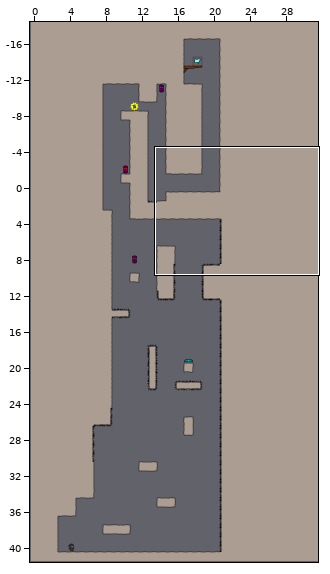
A Tiled map gets an edit: levelconverter/maps/n21.tmx. Above, an overview of the earlier version with the close-up marked.
Close-up. Old version:
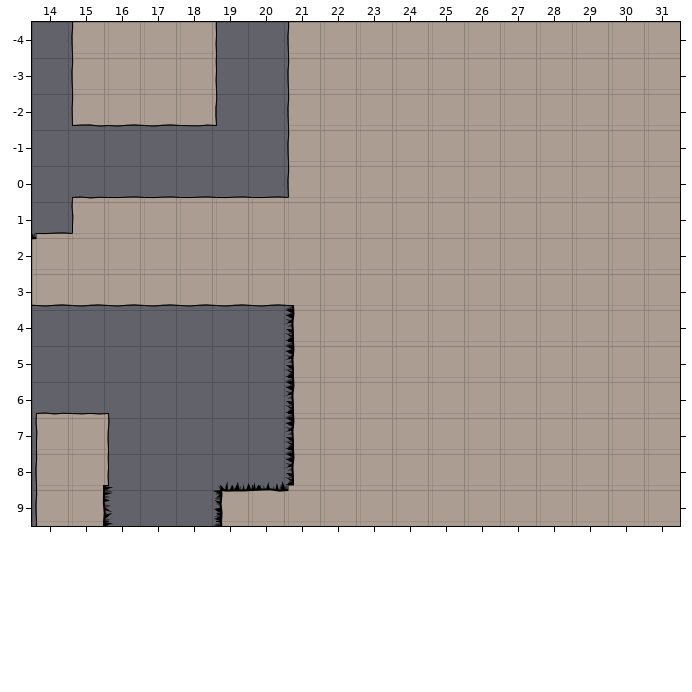
Cells are 40x40 px. Shown: x 14..31, y -4..9. The commit also changed other parts of the map, which this record leaves out. The old version is drawn lined up with the new one.
After the commit:
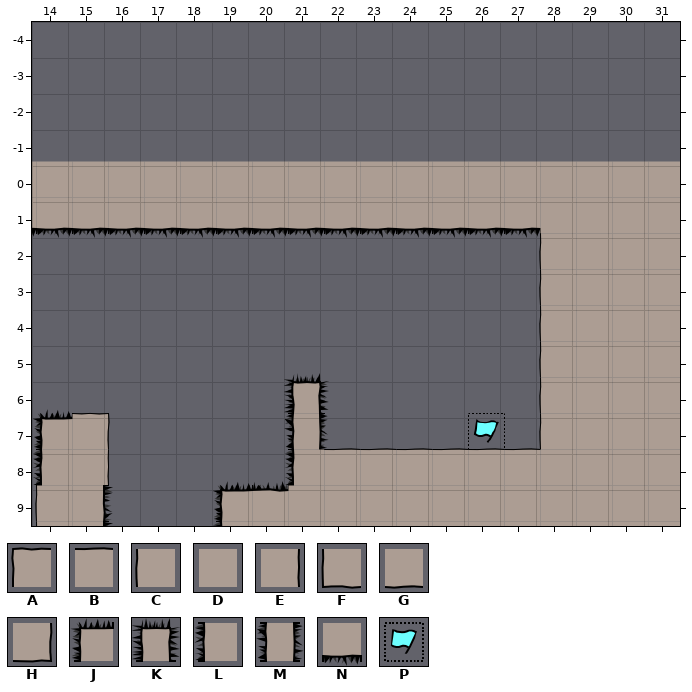
Key: from "tiles6_gapped": A 6, B 7, C 12, D 13, E 14, F 18, G 19, H 20, J 30, K 33, L 36, M 39, N 43, P 47.
_ is an empty cell.
Changes in this commit:
map size 32x60 -> 32x42 cells (old content now starts at 0,-18; both pictures use the new coordinates)
Layer "bg":
Tile B replaces tile D in row 8 at x 22 to 27.
Tile C replaces tile D in rows 2 to 7 at x 28.
Tile D replaces tile C in row 0 at x 21.
Tile D is added in row 0 at x 14 to 20.
Tile J replaces tile A in row 7 at x 14.
Tile K replaces tile L in row 6 at x 21.
Tile L replaces tile C in row 8 at x 14.
Tile M replaces tile L in row 7 at x 21.
Tile N replaces tile A in row 1 at x 15.
Tile N replaces tile B in row 1 at x 16 to 20.
Tile N replaces tile D in row 1 at x 21 to 27.
Tile N is added in row 1 at x 14.
Tile P replaces tile D in row 7 at x 26.
The author cleared tile B in row 2 at x 14.
The author cleared tile C in rows -4 to -3 at x 15 and 21; in rows -2 to -1 at x 21.
The author cleared tile D in rows -4 to -3 at x 16 to 17 and 22 to 31; in rows -2 to -1 at x 22 to 31; in row 2 at x 15 to 27; in row 3 at x 21 to 27; in rows 4 to 6 at x 22 to 27; in row 7 at x 22 to 25 and 27.
The author cleared tile E in rows -4 to -3 at x 18.
The author cleared tile F in row -2 at x 15.
The author cleared tile G in row -2 at x 16 to 17; in row 3 at x 14 to 20.
The author cleared tile H in row -2 at x 18.
The author cleared tile L in rows 4 to 5 at x 21.
Pixel boxes of the changes (left, top, right, bottom) in both close-ups:
changed: (32, 22, 680, 486)
